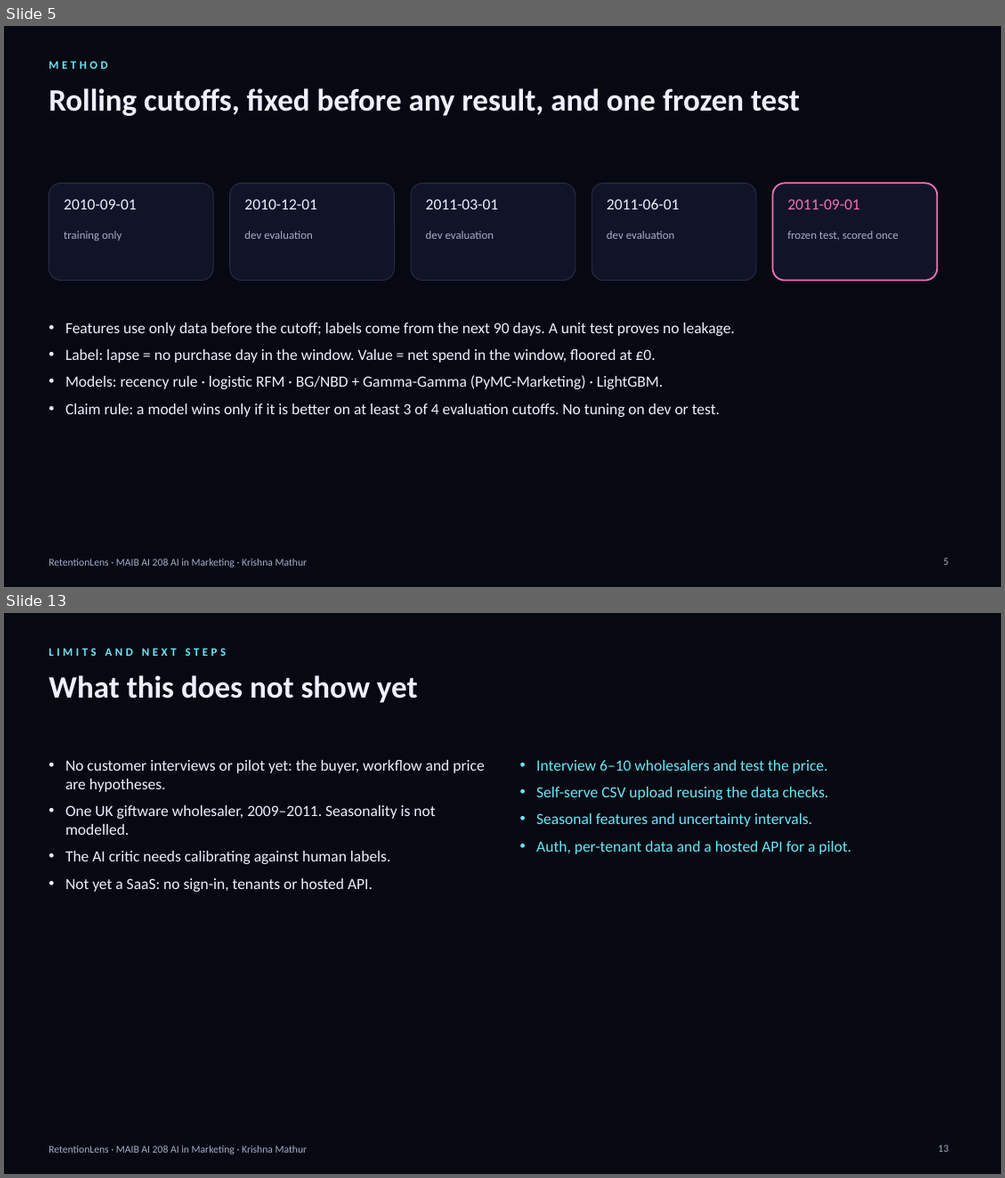
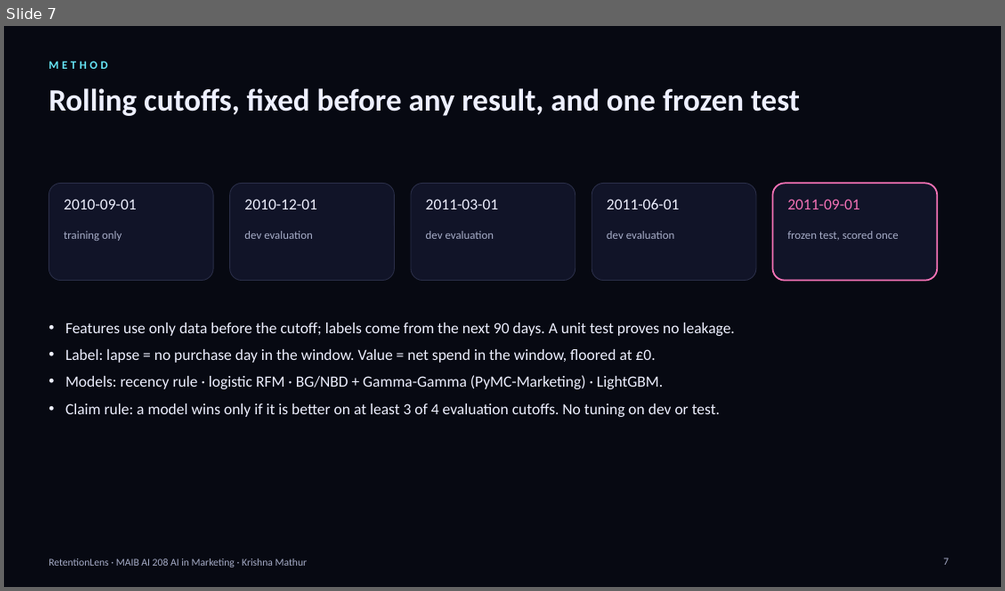
Before and after one commit to krish2105/Retention-Lens-AI-in-Marketing-, a slide deck: submissions/RetentionLens_Presentation.pptx. Shown one above the other, each under a label of ours: slides 5 and 13 before the commit, slide 7 after it; the slides between them are not shown. The pictures are 1005x1178 and 1005x591 pixels, drawn with LibreOffice and Linux fonts; fonts in the diff are those of the drawing; background and template pictures are left out. Boxes give left, top, right and bottom in pixels: in the first picture for what was removed or moved away, otherwise in the second. Text is boxed around its words. In the diff, an @@ line names an element or a change of style, - is before the commit and + after.

Commit message:
docs(submission): refresh screenshots, 18-slide deck and 17-page report with R2–R5b, SaaS foundations and what is still missing

```diff
--- a/submissions/RetentionLens_Presentation.pptx
+++ b/submissions/RetentionLens_Presentation.pptx
@@ slide 13 removed at box(4, 613, 1001, 1174), background picture (left out); not listed: 1 template element that a slide beside it also shows @@
@@ text removed at box(48, 648, 226, 656) @@
-LIMITS AND NEXT STEPS
@@ text removed at box(48, 675, 418, 703) @@
-What this does not show yet
@@ text removed at box(65, 760, 484, 892) @@
-• No customer interviews or pilot yet: the buyer, workflow and price are hypotheses.
-• One UK giftware wholesaler, 2009–2011. Seasonality is not modelled.
-• The AI critic needs calibrating against human labels.
-• Not yet a SaaS: no sign-in, tenants or hosted API.
@@ text removed at box(536, 760, 851, 854) @@
-• Interview 6–10 wholesalers and test the price.
-• Self-serve CSV upload reusing the data checks.
-• Seasonal features and uncertainty intervals.
-• Auth, per-tenant data and a hosted API for a pilot.
@@ page number removed at box(938, 1144, 948, 1151) @@
-13
@@ what was slide 5 is now slide 7 @@
@@ page number at box(943, 557, 948, 564): text changed @@
-5
+7
```
Also in this commit, not shown: 7 slides changed, 6 slides added, 1 other slide removed, 35 other files.
